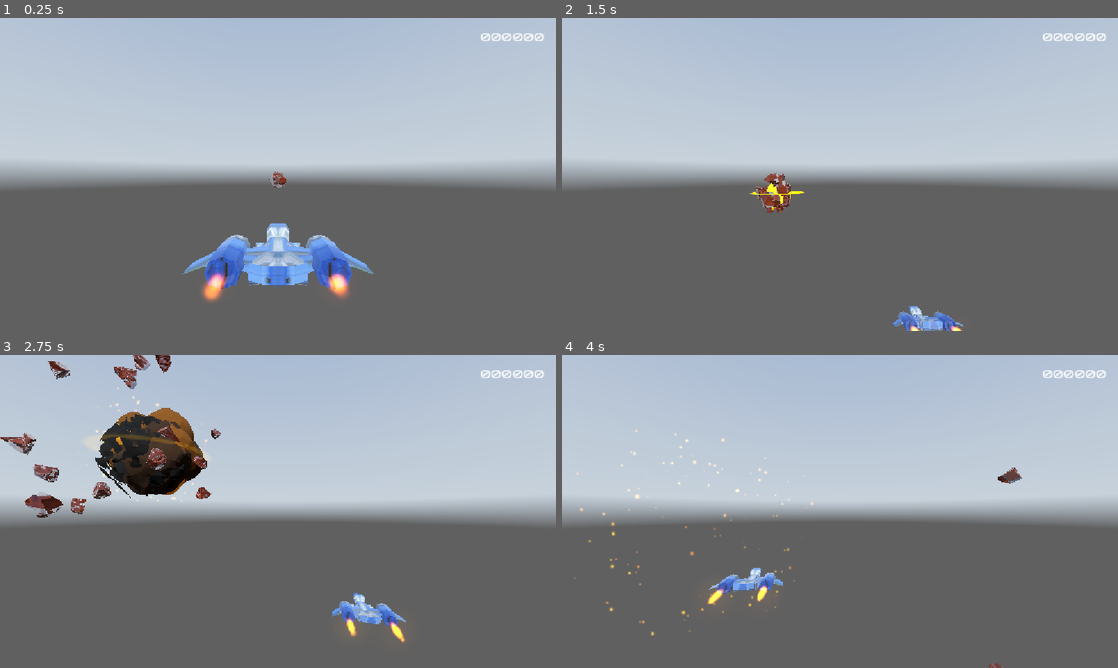
Above: before the commit, frames 1-4 (two rows, left to right).
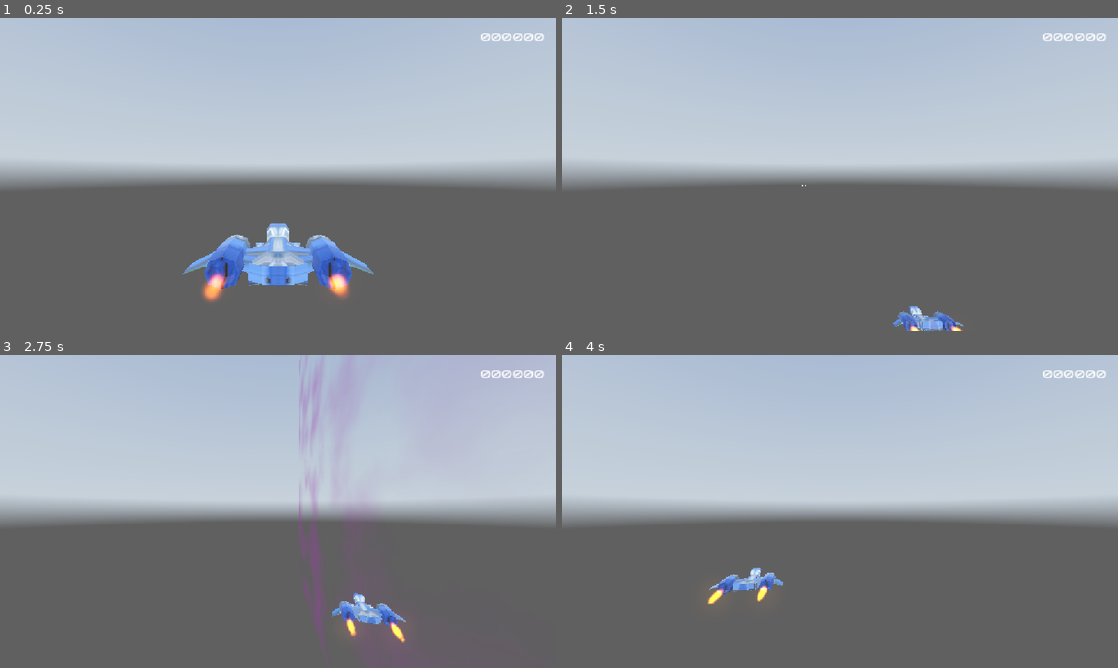
Above: after the commit, the same moments.

Repository: laisammy/space-shooters
Game: Godot game, scene res://Scenes/World/World.tscn
The game is run twice, just before and just after one commit, with the same random seed, the same clock (stepped at 60 frames per second) and the same inputs. A sky picture missing from this copy of the repository is replaced by a grey-blue gradient. Sound files missing from this copy of the repository are replaced by a short silence.
Inputs (mouse positions are in pixels of both pictures, inside the frame that each line leads up to):
- Up to frame 1 (0.25 s): no input
- Up to frame 2 (1.5 s): tap Enter at 0.5 s; move the mouse to (962, 158) at 0.52 s; hold D (roll_right) 0.53-1.28 s; hold Space (shoot) 0.53-1.28 s; click (962, 158) at 0.67 s; move the mouse to (728, 190) at 1.27 s; hold S (pitch_down) from 1.28 s (still down); tap Alt at 1.35 s
- Up to frame 3 (2.75 s): move the mouse to (333, 442) at 2.02 s; release S (pitch_down) at 2.03 s; hold D (roll_right) from 2.03 s (still down); tap Shift at 2.1 s
- Up to frame 4 (4 s): move the mouse to (812, 574) at 2.77 s; release D (roll_right) at 2.78 s; hold W (pitch_up) 2.78-3.53 s; tap Space (shoot) at 2.85 s; click (812, 574) at 2.92 s; move the mouse to (1006, 558) at 3.52 s; hold A (roll_left) from 3.53 s (still down); tap Alt at 3.6 s

The runs differ from the first frame. In frame 1, less than 0.1% of the frame differs, in the area x 48-52%, y 49-55%; in frame 2, 0.6%; in frame 3, 6.4%, in the area x 0-63%, y 0-86%; in frame 4, 0.5%.

Commit message:
Update spawner and README.md

Diff:
--- a/Resources/TieJustFly.tres
+++ b/Resources/TieJustFly.tres
@@ -3,5 +3,6 @@
 [ext_resource type="Script" uid="uid://cpqvh6vqu5ms1" path="res://Scenes/tieFighter/behaviours/enemyBehaviour.gd" id="1_c24tf"]
 
 [resource]
+resource_local_to_scene = true
 script = ExtResource("1_c24tf")
 metadata/_custom_type_script = "uid://cpqvh6vqu5ms1"
--- a/Scenes/Spawner/Spawner.gd
+++ b/Scenes/Spawner/Spawner.gd
@@ -16,6 +16,8 @@
 const IMPACT_FLASH = preload("uid://b2qkayj6h3gnq")
 const PLAYER_LASER = preload("uid://bsjnopnp5qi12")
 const TIE_LASER = preload("uid://b4dat3awj1crm")
+const ASTEROID = preload("uid://cfhqha2dcakb")
+const TIE_FIGHTER = preload("uid://clbsg6ai2sfmg")
 
 enum SceneNames { impactFlash }
 enum LaserTypes { playerLaser, tieLaser }
@@ -59,10 +61,26 @@
 		LaserTypes.playerLaser: playerLaserPool.activateNextScene(pTr)
 		LaserTypes.tieLaser: tieLaserPool.activateNextScene(pTr)
 
+func spawnEnemies(scene: PackedScene, waitTime: float, spawnRangeX: Vector2,
+	spawnRangeY: Vector2, countRange: Vector2i, timer: Timer) -> void:
+	if !enabled:
+		return
+	var randX: float = randf_range(spawnRangeX.x, spawnRangeX.y)
+	var randY: float = randf_range(spawnRangeX.x, spawnRangeX.y)
+	var np: Vector3 = Vector3(randX, randY, global_position.z)
+
+	for i in randf_range(countRange.x, countRange.y):
+		var enemy: Node3D = scene.instantiate()
+		#add_child(enemy)
+		#enemy.global_position = np
+		call_deferred("add_with_position", enemy, np)
+		await get_tree().create_timer(waitTime, false).timeout
+
+	timer.start()
 
 func _on_tie_timer_timeout() -> void:
-	pass
+	spawnEnemies(TIE_FIGHTER, 1.5, x_range, y_range, Vector2i(3, 6), tie_timer)
 
 
 func _on_asteroid_timer_timeout() -> void:
-	pass
+	spawnEnemies(ASTEROID, 2.5, x_range, y_range, Vector2i(1, 3), asteroid_timer)
--- a/Scenes/Spawner/Spawner.tscn
+++ b/Scenes/Spawner/Spawner.tscn
@@ -4,12 +4,9 @@
 
 [node name="Spawner" type="Node3D" unique_id=1020238828]
 script = ExtResource("1_sop60")
-x_range = null
-y_range = null
-enabled = null
 
 [node name="TieTimer" type="Timer" parent="." unique_id=1489386267]
-wait_time = 3.0
+wait_time = 5.0
 one_shot = true
 autostart = true
 
--- a/Scenes/World/World.tscn
+++ b/Scenes/World/World.tscn
@@ -8,7 +8,6 @@
 [ext_resource type="PackedScene" uid="uid://b5s5dito4uyp1" path="res://Scenes/Spawner/Spawner.tscn" id="8_kjd5s"]
 [ext_resource type="PackedScene" uid="uid://3rjr52ngqks4" path="res://Scenes/VFX/shadedWall/shadedWall.tscn" id="8_p7pgw"]
 [ext_resource type="PackedScene" uid="uid://biqjyglvo2a3a" path="res://Scenes/playerCamera/playerCamera.tscn" id="9_p7pgw"]
-[ext_resource type="PackedScene" uid="uid://cfhqha2dcakb" path="res://Scenes/Asteroid/asteroid.tscn" id="10_kuxid"]
 [ext_resource type="PackedScene" uid="uid://2gv3qb8l4xt0" path="res://Scenes/GameUi/GameUi.tscn" id="11_0d0er"]
 
 [sub_resource type="PanoramaSkyMaterial" id="PanoramaSkyMaterial_j0p05"]
@@ -55,9 +54,6 @@
 
 [node name="Spawner" parent="." unique_id=1284676289 instance=ExtResource("8_kjd5s")]
 transform = Transform3D(1, 0, 0, 0, 1, 0, 0, 0, 1, 0, 0, -200)
-x_range = Vector2(-20, 20)
-y_range = Vector2(-20, 20)
-enabled = true
 
 [node name="GameUi" parent="." unique_id=130752423 instance=ExtResource("11_0d0er")]
 
@@ -67,7 +63,6 @@
 [node name="Player" parent="." unique_id=854243993 instance=ExtResource("7_87yka")]
 
 [node name="walls" type="Node3D" parent="." unique_id=1171120472]
-visible = false
 
 [node name="shadedWall" parent="walls" unique_id=515485767 instance=ExtResource("8_p7pgw")]
 transform = Transform3D(-2.1855695e-07, 5, -2.1855695e-07, 0, -2.1855695e-07, -5, -5, -2.1855695e-07, 9.553427e-15, 0, 40, -12)
@@ -104,7 +99,4 @@
 [node name="playerCamera" parent="." unique_id=1654207048 instance=ExtResource("9_p7pgw")]
 transform = Transform3D(1, 0, 0, 0, 1, 0, 0, 0, 1, -0.0069322586, -5.9604645e-08, 0.003786981)
 
-[node name="asteroid" parent="." unique_id=668312168 instance=ExtResource("10_kuxid")]
-transform = Transform3D(1, 0, 0, 0, 1, 0, 0, 0, 1, 0, 0, -107.43505)
-
 [connection signal="timeout" from="TestTimer" to="." method="_on_test_timer_timeout"]
--- a/Scenes/tieFighter/tieFighter.gd
+++ b/Scenes/tieFighter/tieFighter.gd
@@ -1,6 +1,10 @@
 extends Node3D
 
 class_name tieFighter
+
+const TIE_JUST_FLY = preload("uid://cbksn5aylbx6m")
+const TIE_LOSS_OF_CONTROL = preload("uid://blvwms3146av2")
+const TIE_TURN_SHOOT = preload("uid://dqb85ekwyi8w4")
 
 # @export var speed: float = 40.0
 # @export var engineSoundDistance: float = 100.0
@@ -12,9 +16,18 @@
 @onready var gun: gun = $pivot/gun
 @onready var modelMesh: MeshInstance3D = $pivot/TieFighter
 
+func chooseRandomBehaviour() -> void:
+	var r: float = randf()
+	if r < 0.2:
+		enemy_Behaviour = TIE_LOSS_OF_CONTROL.duplicate(true)
+	elif r < 0.8:
+		enemy_Behaviour = TIE_TURN_SHOOT.duplicate(true)
+	else:
+		enemy_Behaviour = TIE_JUST_FLY.duplicate(true)
+	enemy_Behaviour.setup(self)
+
 func _ready() -> void:
-	if enemy_Behaviour:
-		enemy_Behaviour.setup(self)
+	chooseRandomBehaviour()
 	facePlayer()
 
 func _physics_process(delta: float) -> void:
Not shown, changed: README.md
